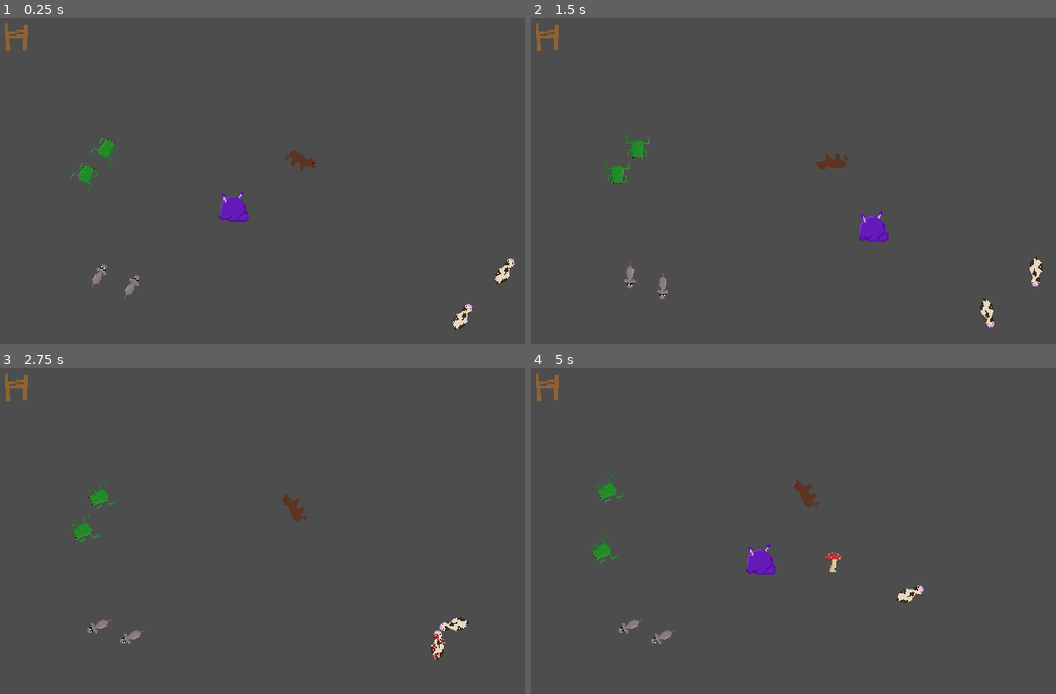
Above: before the commit, frames 1-4 (two rows, left to right).
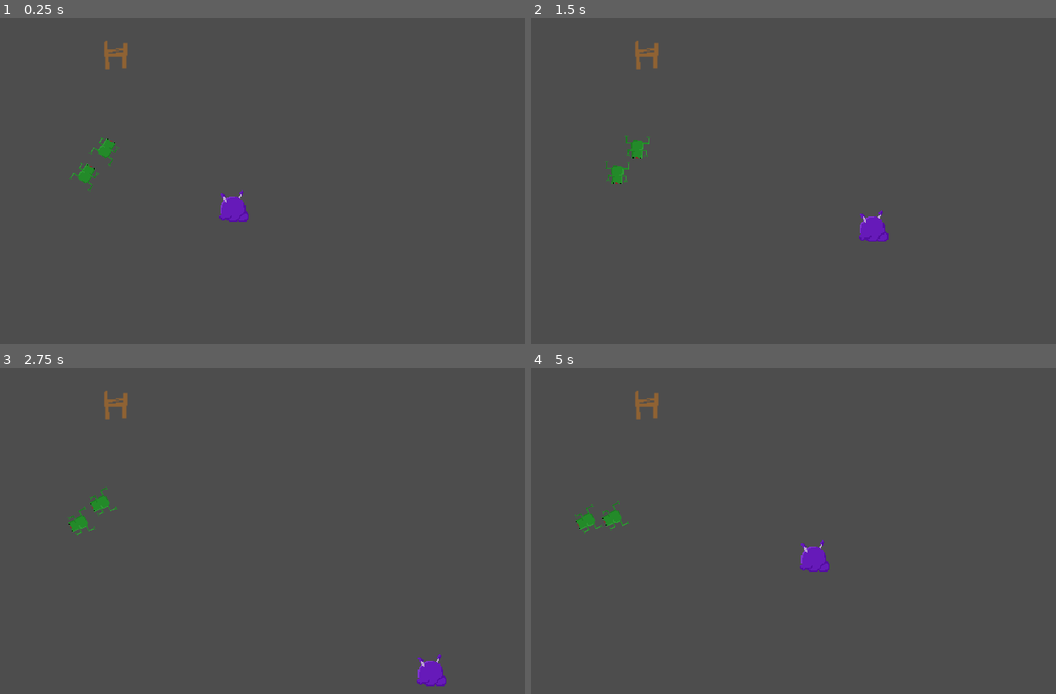
Above: after the commit, the same moments.

Repository: nbucci4325/jamsepticeye
Game: Godot game, scene res://TEST JOSHUA/Scenes/TestingLevel(s)/testing_level.tscn
Two runs of this game, one before a commit and one after it. Both use one fixed random seed, a clock stepped at 60 frames per second and the inputs below. This scene is started directly instead of the project's main scene.
Inputs (mouse positions are in pixels of both pictures, inside the frame that each line leads up to):
- Up to frame 1 (0.25 s): no input
- Up to frame 2 (1.5 s): move the mouse to (893, 158) at 0.52 s; hold Right (RIGHT) 0.53-1.28 s; hold E (Action) 0.53-1.28 s; move the mouse to (609, 194) at 1.27 s; hold Down (DOWN) from 1.28 s (still down); tap E (Action) at 1.35 s
- Up to frame 3 (2.75 s): move the mouse to (278, 442) at 2.02 s; release Down (DOWN) at 2.03 s; hold Right (RIGHT) from 2.03 s (still down); hold E (Action) from 2.03 s (still down); tap Space (Infect) at 2.1 s
- Up to frame 4 (5 s): move the mouse to (709, 602) at 2.77 s; release Right (RIGHT) at 2.78 s; release E (Action) at 2.78 s; hold Up (UP) 2.78-3.53 s; tap E (Action) at 2.85, 4.55 s; move the mouse to (945, 583) at 3.52 s; hold E (Action) 3.53-4.28 s; hold Left (LEFT) from 3.53 s (still down); move the mouse to (541, 469) at 4.27 s; tap Space (Infect) at 4.35 s

The runs differ from the first frame. In frame 1, 1.0% of the frame differs, in the area x 0-99%, y 1-96%; in frame 2, 1.0%; in frame 3, 1.7%; in frame 4, 2.3%, in the area x 0-75%, y 1-85%.

Commit message:
Added the frog jump, and the ability to jump through / over pits

Diff:
--- /dev/null
+++ b/jamsepticeye/TEST JOSHUA/Scenes/Objects/void_testing.tscn
@@ -0,0 +1,17 @@
+[gd_scene load_steps=3 format=3 uid="uid://cx5hk6kisgt8g"]
+
+[ext_resource type="Texture2D" uid="uid://bhjlxdvyrdlcq" path="res://TEST JOSHUA/Placeholder Assets/Other/Fence.png" id="1_1y80a"]
+
+[sub_resource type="RectangleShape2D" id="RectangleShape2D_5b0m3"]
+size = Vector2(101, 20)
+
+[node name="Void_testing" type="CharacterBody2D"]
+collision_layer = 8
+collision_mask = 38
+
+[node name="Sprite2D" type="Sprite2D" parent="."]
+texture = ExtResource("1_1y80a")
+
+[node name="CollisionShape2D" type="CollisionShape2D" parent="."]
+position = Vector2(-8.5, 0)
+shape = SubResource("RectangleShape2D_5b0m3")
--- a/jamsepticeye/TEST JOSHUA/Scenes/PlayerStates/player_frog.tscn
+++ b/jamsepticeye/TEST JOSHUA/Scenes/PlayerStates/player_frog.tscn
@@ -7,6 +7,8 @@
 radius = 9.0
 
 [node name="Player_Frog" type="CharacterBody2D"]
+collision_layer = 2
+collision_mask = 41
 script = ExtResource("1_83rsn")
 
 [node name="Sprite2D" type="Sprite2D" parent="."]
--- a/jamsepticeye/TEST JOSHUA/Scenes/TestingLevel(s)/testing_level.tscn
+++ b/jamsepticeye/TEST JOSHUA/Scenes/TestingLevel(s)/testing_level.tscn
@@ -1,11 +1,8 @@
-[gd_scene load_steps=7 format=3 uid="uid://71xtmckebpkh"]
+[gd_scene load_steps=4 format=3 uid="uid://71xtmckebpkh"]
 
 [ext_resource type="PackedScene" uid="uid://drxkgxt5gh0ki" path="res://TEST JOSHUA/Scenes/PlayerStates/player_gurt.tscn" id="1_byode"]
-[ext_resource type="PackedScene" uid="uid://tmm50jia6cvf" path="res://TEST JOSHUA/Scenes/Enemies/enemy_horse.tscn" id="2_jgy13"]
-[ext_resource type="PackedScene" uid="uid://dancxw65tes5o" path="res://TEST JOSHUA/Scenes/Enemies/enemy_cow.tscn" id="2_lg518"]
-[ext_resource type="PackedScene" uid="uid://hf1y4cpwa047" path="res://TEST JOSHUA/Scenes/Enemies/enemy_rat.tscn" id="3_246o7"]
+[ext_resource type="PackedScene" uid="uid://cx5hk6kisgt8g" path="res://TEST JOSHUA/Scenes/Objects/void_testing.tscn" id="3_7r2in"]
 [ext_resource type="PackedScene" uid="uid://qpqgpp14t00g" path="res://TEST JOSHUA/Scenes/Enemies/enemy_frog.tscn" id="4_eiqug"]
-[ext_resource type="PackedScene" uid="uid://cpyev47ee8urj" path="res://TEST JOSHUA/Scenes/Objects/object_fence.tscn" id="6_78v2t"]
 
 [node name="Testing Level" type="Node2D"]
 
@@ -16,26 +13,11 @@
 
 [node name="Enemies" type="Node" parent="."]
 
-[node name="Enemy_Cow" parent="Enemies" instance=ExtResource("2_lg518")]
-position = Vector2(1036, 442)
-
-[node name="Enemy_Cow2" parent="Enemies" instance=ExtResource("2_lg518")]
-position = Vector2(996, 485)
-
-[node name="Enemy_Rat" parent="Enemies" instance=ExtResource("3_246o7")]
-position = Vector2(652, 446)
-
-[node name="Enemy_Rat2" parent="Enemies" instance=ExtResource("3_246o7")]
-position = Vector2(683, 456)
-
 [node name="Enemy_Frog" parent="Enemies" instance=ExtResource("4_eiqug")]
 position = Vector2(640, 350)
 
 [node name="Enemy_Frog2" parent="Enemies" instance=ExtResource("4_eiqug")]
 position = Vector2(659, 326)
-
-[node name="Enemy_Horse" parent="Enemies" instance=ExtResource("2_jgy13")]
-position = Vector2(843, 338)
 
 [node name="Camera2D" type="Camera2D" parent="."]
 position = Vector2(760, 352)
@@ -43,5 +25,5 @@
 
 [node name="Objects" type="Node" parent="."]
 
-[node name="Object_Fence" parent="Objects" instance=ExtResource("6_78v2t")]
-position = Vector2(575, 221)
+[node name="Void_testing" parent="Objects" instance=ExtResource("3_7r2in")]
+position = Vector2(669, 238)
--- a/jamsepticeye/TEST JOSHUA/Scripts/PlayerStates/player_frog.gd
+++ b/jamsepticeye/TEST JOSHUA/Scripts/PlayerStates/player_frog.gd
@@ -4,27 +4,53 @@
 
 const speed = 120.0
 
+const jump_speed = 300.0
+var is_jumping = false
+var can_jump = true
+
+var jump_dirX
+var jump_dirY
+
 func _physics_process(delta: float) -> void:
 
-	var Xdirection := Input.get_axis("LEFT","RIGHT")
-	if Xdirection:
-		velocity.x = move_toward(velocity.x, (Xdirection * speed), 30)
-	else:
-		velocity.x = move_toward(velocity.x, 0, 15)
+	if Input.is_action_just_pressed("Action"):
+		is_jumping = true
+		velocity.x = 0
+		velocity.y = 0
+		Action()
 
-	var Ydirection := Input.get_axis("UP","DOWN")
-	if Ydirection:
-		velocity.y = move_toward(velocity.y, (Ydirection * speed), 30)
-	else:
-		velocity.y = move_toward(velocity.y, 0, 15)
+	if !is_jumping:
+		var Xdirection := Input.get_axis("LEFT","RIGHT")
+		if Xdirection:
+			velocity.x = move_toward(velocity.x, (Xdirection * speed), 30)
+			jump_dirX = Xdirection
+		else:
+			velocity.x = move_toward(velocity.x, 0, 15)
+			if jump_dirY != 0:
+				jump_dirX = 0
+
+		var Ydirection := Input.get_axis("UP","DOWN")
+		if Ydirection:
+			velocity.y = move_toward(velocity.y, (Ydirection * speed), 30)
+			jump_dirY = Ydirection
+		else:
+			velocity.y = move_toward(velocity.y, 0, 15)
+			if jump_dirX != 0:
+				jump_dirY = 0
 
 	move_and_slide()
 
 	if Input.is_action_just_pressed("Infect"):
 		abandon_host(self.position)
 
-func Action(): #Hop
-	pass
+func Action(): #Jump
+	await get_tree().create_timer(0.7).timeout
+	set_collision_mask_value(4, false)
+	velocity = Vector2(jump_speed * jump_dirX, jump_speed * jump_dirY)
+	await get_tree().create_timer(0.5).timeout
+	is_jumping = false
+	velocity = Vector2(0,0)
+	set_collision_mask_value(4, true)
 
 func abandon_host(position):
 	var spore = get_parent().get_node("Player_Gurt")
